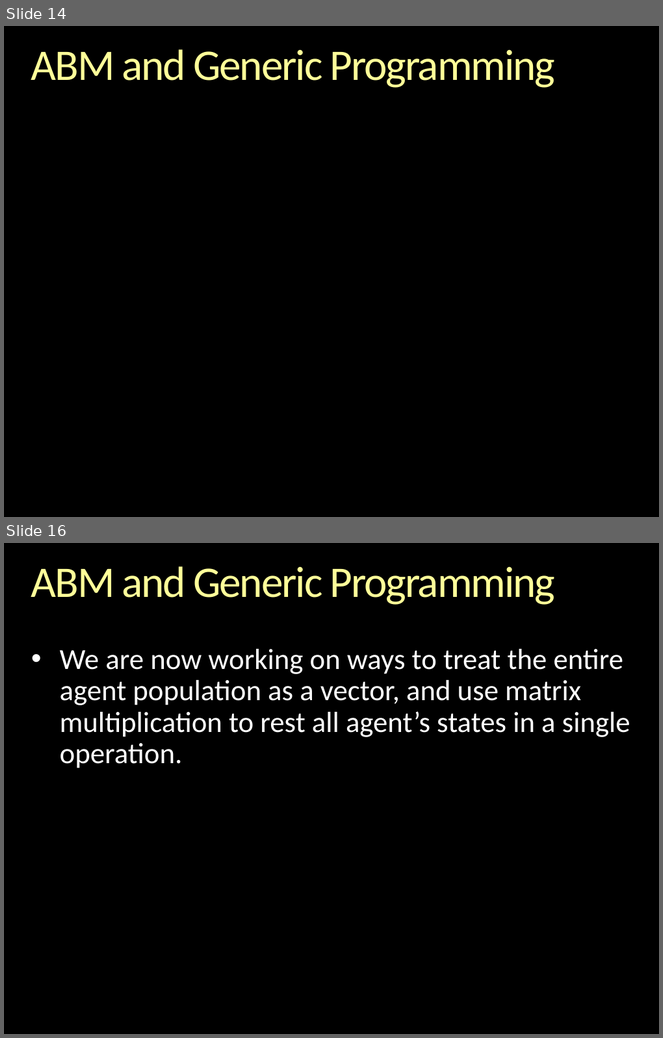
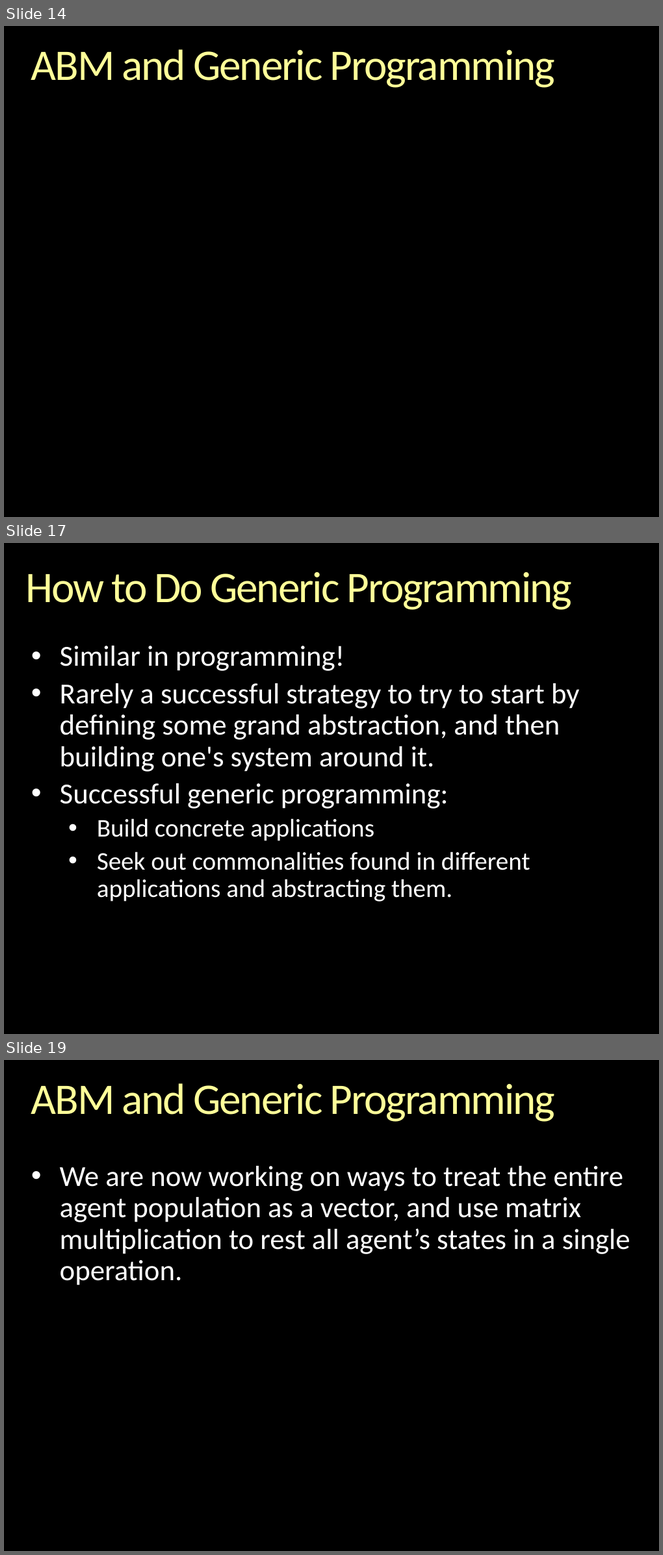
Before and after one commit to gcallah/indras_net, a slide deck: docs/GenericProgrammingAndABM.pptx. Shown one above the other, each under a label of ours: slides 14 and 16 before the commit, slides 14, 17 and 19 after it; the slides between them are not shown. The pictures are 663x1038 and 663x1555 pixels, drawn with LibreOffice and Linux fonts; fonts in the diff are those of the drawing; background and template pictures are left out. Boxes give left, top, right and bottom in pixels: in the first picture for what was removed or moved away, otherwise in the second. Text is boxed around its words. In the diff, an @@ line names an element or a change of style, - is before the commit and + after.

```diff
--- a/docs/GenericProgrammingAndABM.pptx
+++ b/docs/GenericProgrammingAndABM.pptx
@@ slide 17 added at bbox=[4, 543, 659, 1034], background picture (left out) @@
@@ title added at bbox=[26, 572, 572, 610], 48 pt, text gradient #FFFFB9 to #FFFF99 to #F6AE1E @@
+How to Do Generic Programming
@@ text added at bbox=[60, 646, 580, 902], 32 pt, text #FFFFFF @@
+• Similar in programming!
+• Rarely a successful strategy to try to start by defining some grand abstraction, and then building one's system around it.
+• Successful generic programming:
+  • Build concrete applications
+  • Seek out commonalities found in different applications and abstracting them.
@@ what was slide 16 is now slide 19 @@
```
Also in this commit, not shown: 3 other slides added, 1 slide removed, 4 other files.
